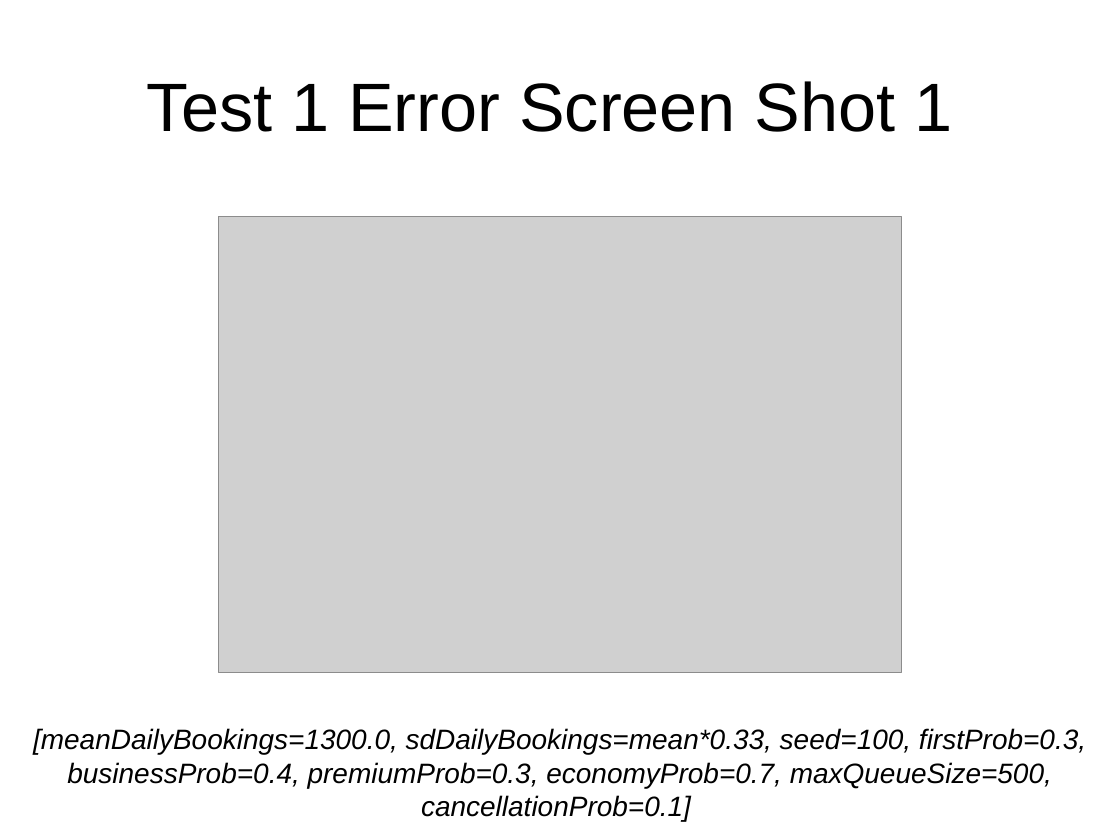
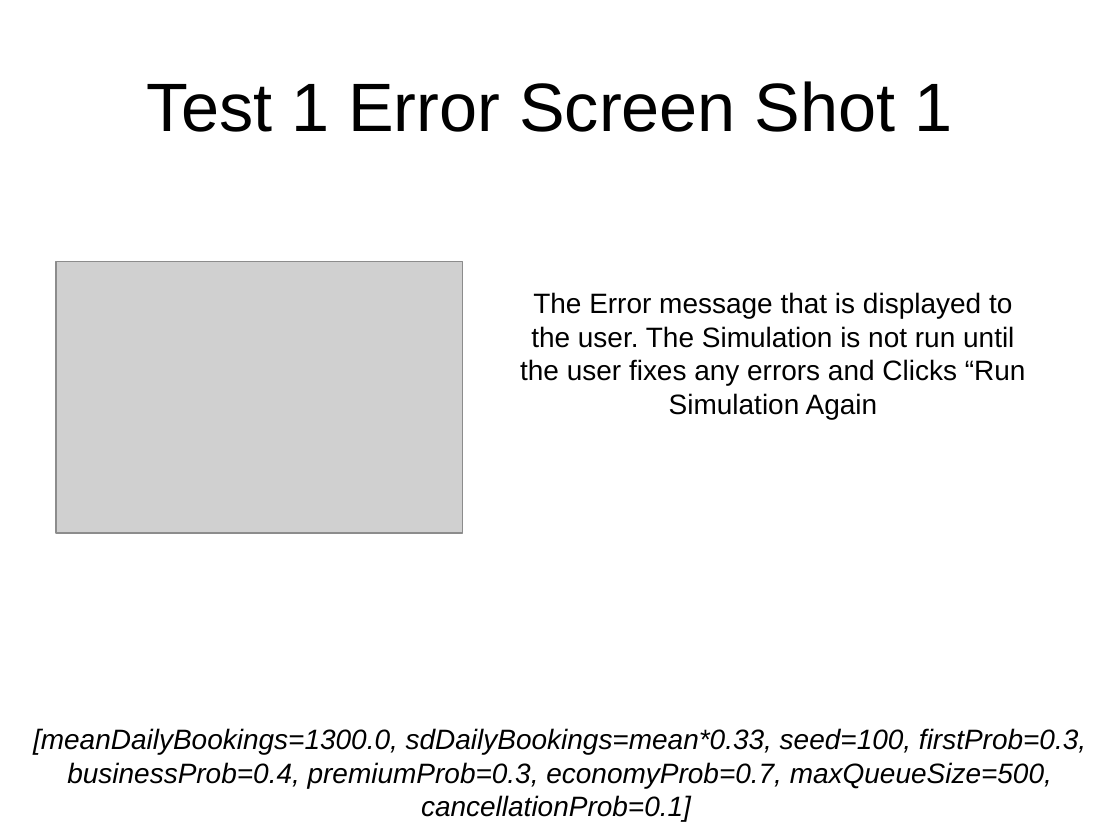
Before and after one commit to mitchellharvey97/Cab302-Ass2-2016, a slide deck: slide 4 of GUITestPlan.pptx. Drawn at 1120x840 pixels with LibreOffice and Linux fonts; fonts in the diff are those of the drawing; grey boxes stand for pictures. Boxes give left, top, right and bottom in pixels: in the first picture for what was removed or moved away, otherwise in the second. Text is boxed around its words. In the diff, an @@ line names an element or a change of style, - is before the commit and + after.

Commit message:
Adding Test Plan

```diff
--- a/GUITestPlan.pptx
+++ b/GUITestPlan.pptx
@@ picture: place and size @@
-picture at (218,217,900,673)
+picture at (56,261,463,533)
@@ text added at (520,292,1026,419), 18 pt, text #000000 @@
+The Error message that is displayed to the user. The Simulation is not run until the user fixes any errors and Clicks “Run Simulation Again
```
Also in this commit, not shown: 10 other slides changed, 5 slides added, 2 slides removed, 1 other file.
